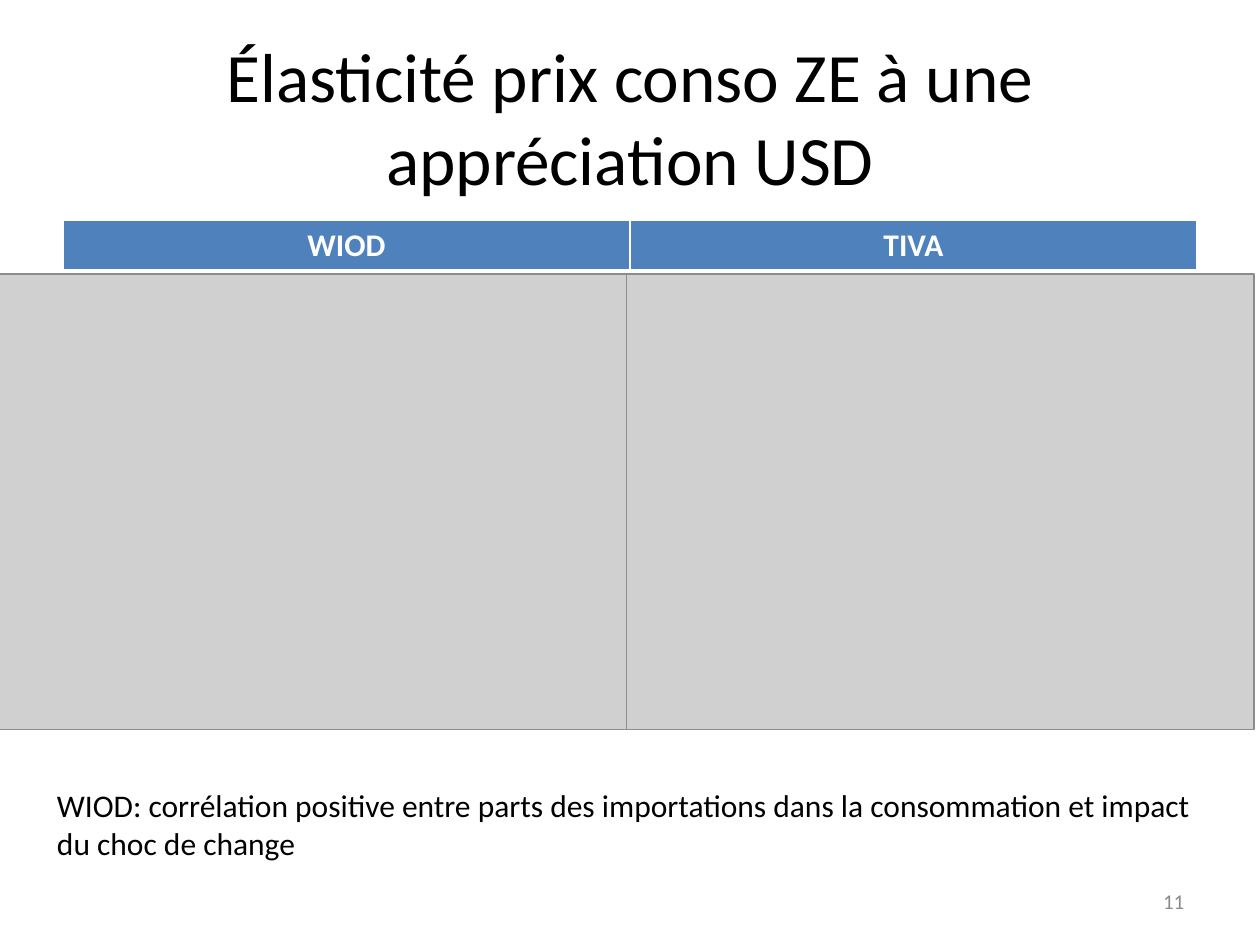
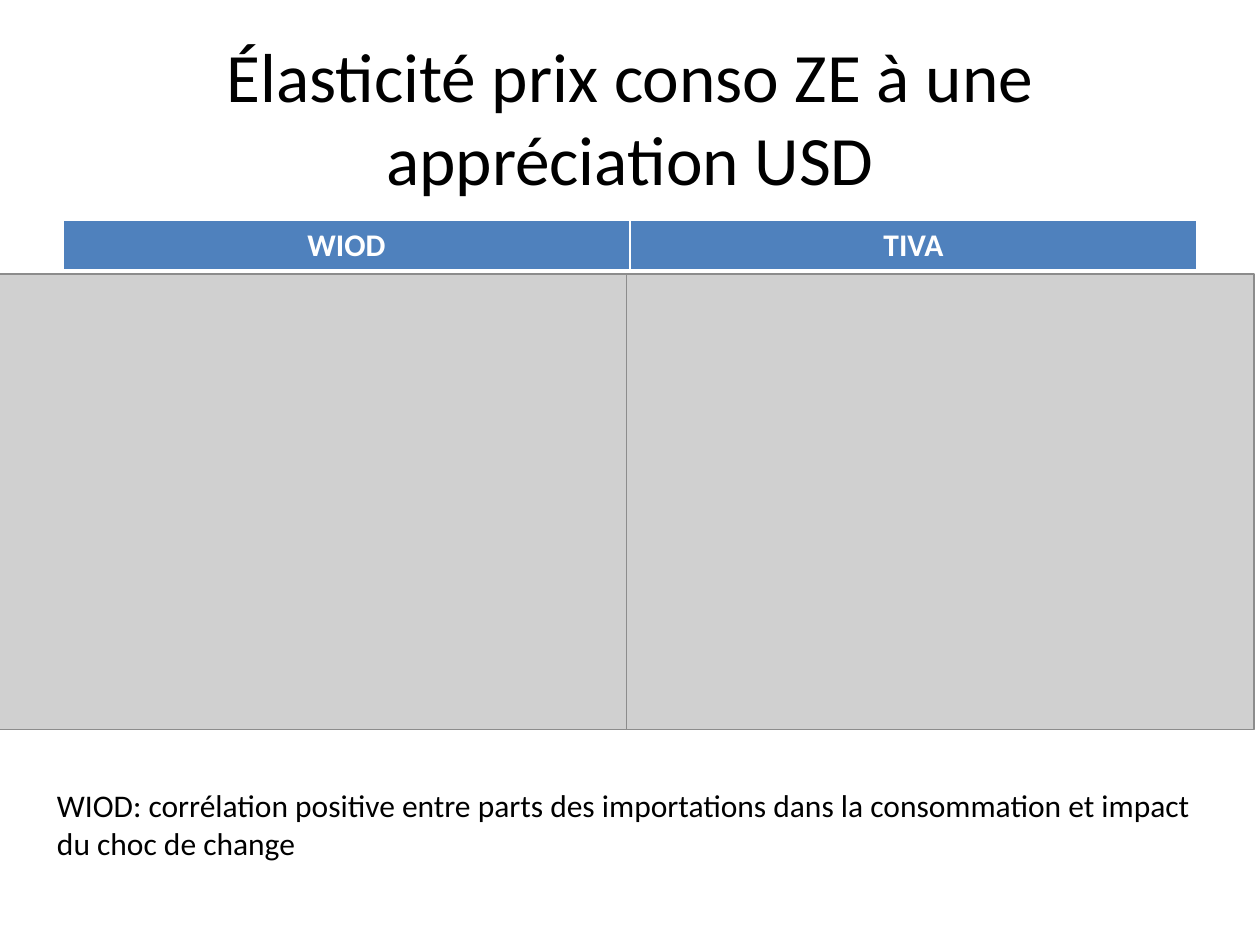
Before and after one commit to gdaudin/OFCE_CommerceVA, a slide deck: slide 10 of c17255-Point d’étape projet WIOD TIVA.pptx (slide 11 before the commit). Drawn at 1260x945 pixels with LibreOffice and Linux fonts; fonts in the diff are those of the drawing; grey boxes stand for pictures. Boxes give left, top, right and bottom in pixels: in the first picture for what was removed or moved away, otherwise in the second. Text is boxed around its words. In the diff, an @@ line names an element or a change of style, - is before the commit and + after.

```diff
--- a/c17255-Point d’étape projet WIOD TIVA.pptx
+++ b/c17255-Point d’étape projet WIOD TIVA.pptx
@@ page number removed at [1163, 895, 1184, 909] @@
-11
```
Also in this commit, not shown: 11 other slides changed, 1 slide removed, 1 other file.
